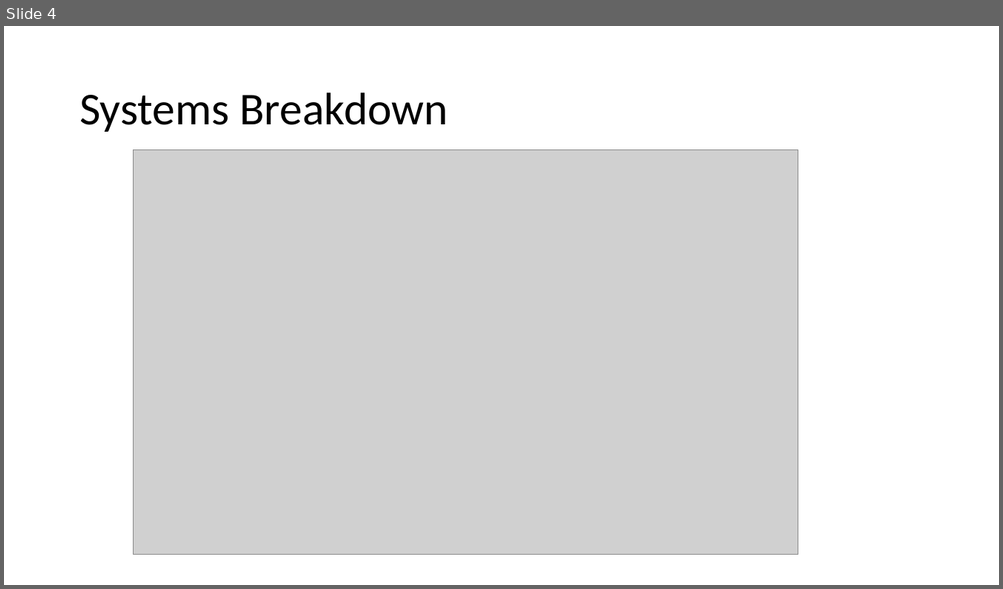
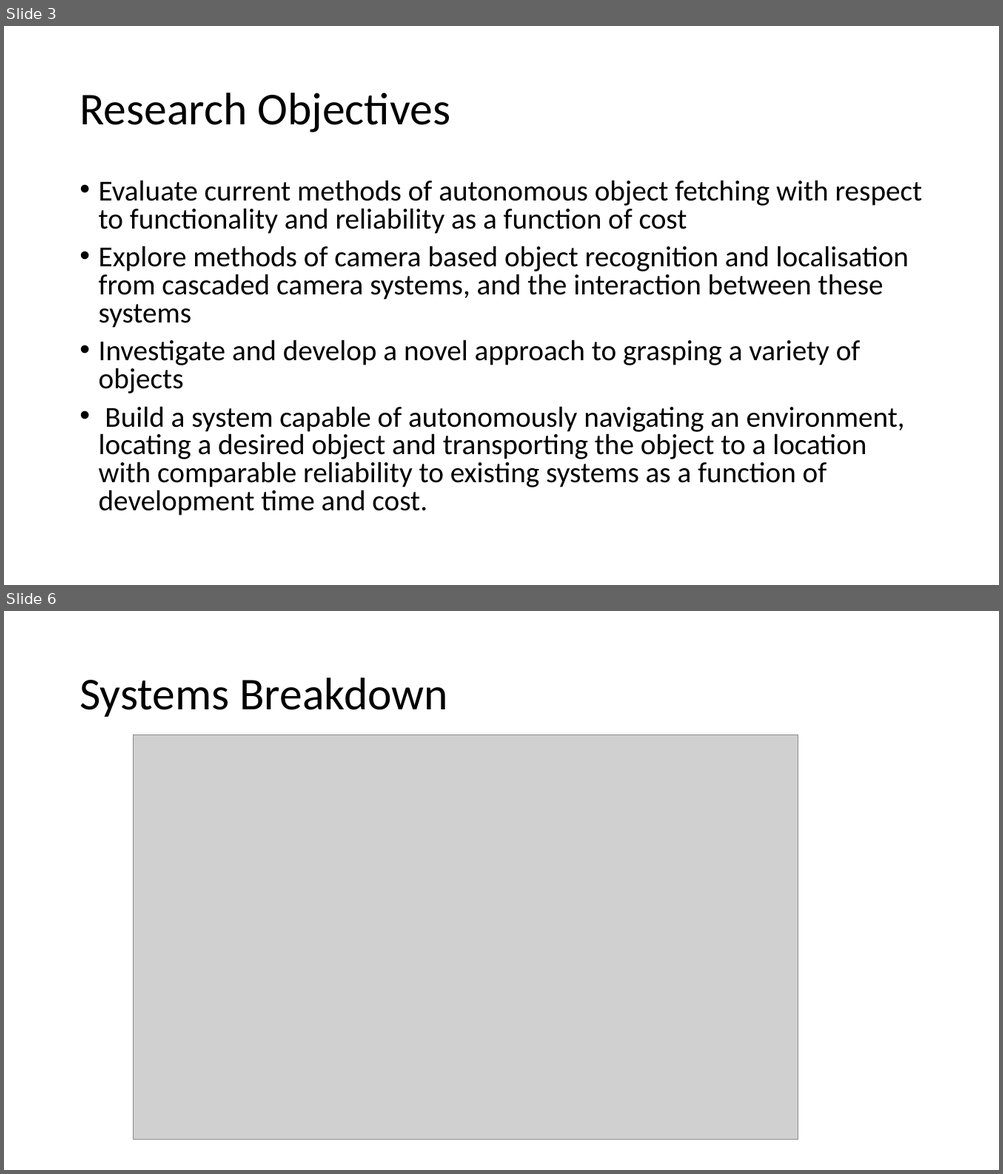
Before and after one commit to PROJ515/PROJ515-documentation, a slide deck: IP and exec plan presentation/IP-execc-plan-presentation.pptx. Shown one above the other, each under a label of ours: slide 4 before the commit, slides 3 and 6 after it; the slides between them are not shown. The pictures are 1003x589 and 1003x1174 pixels, drawn with LibreOffice and Linux fonts; fonts in the diff are those of the drawing; grey boxes stand for pictures. Boxes give left, top, right and bottom in pixels: in the first picture for what was removed or moved away, otherwise in the second. Text is boxed around its words. In the diff, an @@ line names an element or a change of style, - is before the commit and + after.

```diff
--- a/IP and exec plan presentation/IP-execc-plan-presentation.pptx
+++ b/IP and exec plan presentation/IP-execc-plan-presentation.pptx
@@ slide 3 added at box(4, 26, 999, 585), background #FFFFFF @@
@@ title added at box(79, 93, 450, 133), 44 pt, text #000000 @@
+Research Objectives
@@ text added at box(99, 180, 922, 516), 28 pt, text #000000 @@
+• Evaluate current methods of autonomous object fetching with respect to functionality and reliability as a function of cost
+• Explore methods of camera based object recognition and localisation from cascaded camera systems, and the interaction between these systems
+• Investigate and develop a novel approach to grasping a variety of objects
+• Build a system capable of autonomously navigating an environment, locating a desired object and transporting the object to a location with comparable reliability to existing systems as a function of development time and cost.
@@ what was slide 4 is now slide 6 @@
```
Also in this commit, not shown: 3 slides changed, 3 other slides added, 1 slide removed, 1 other file.
